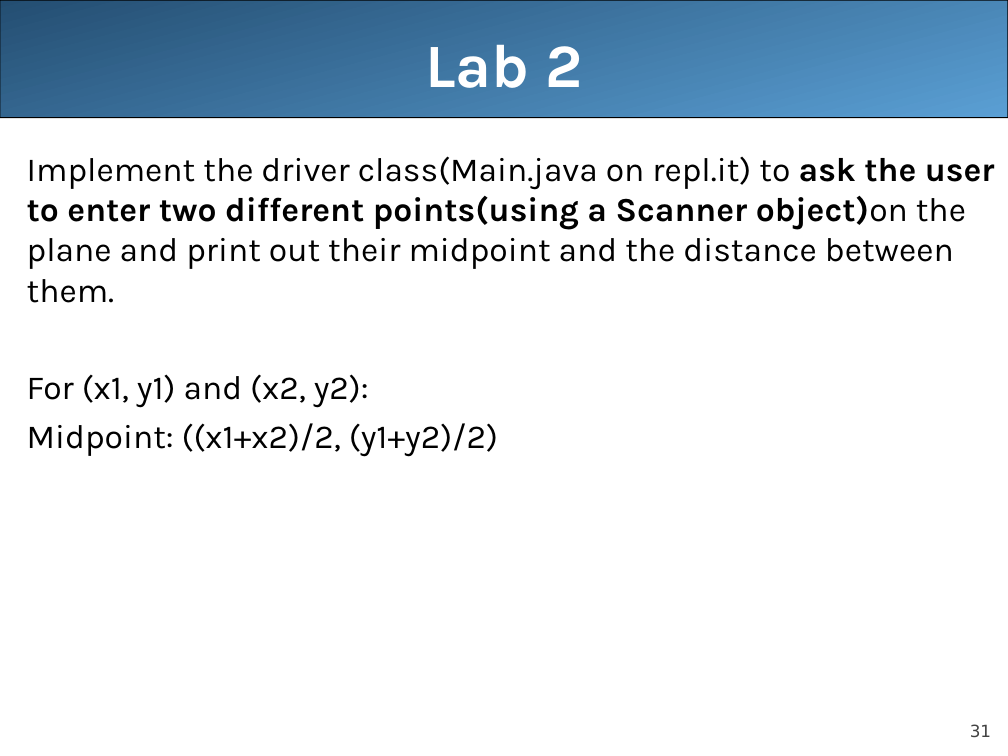
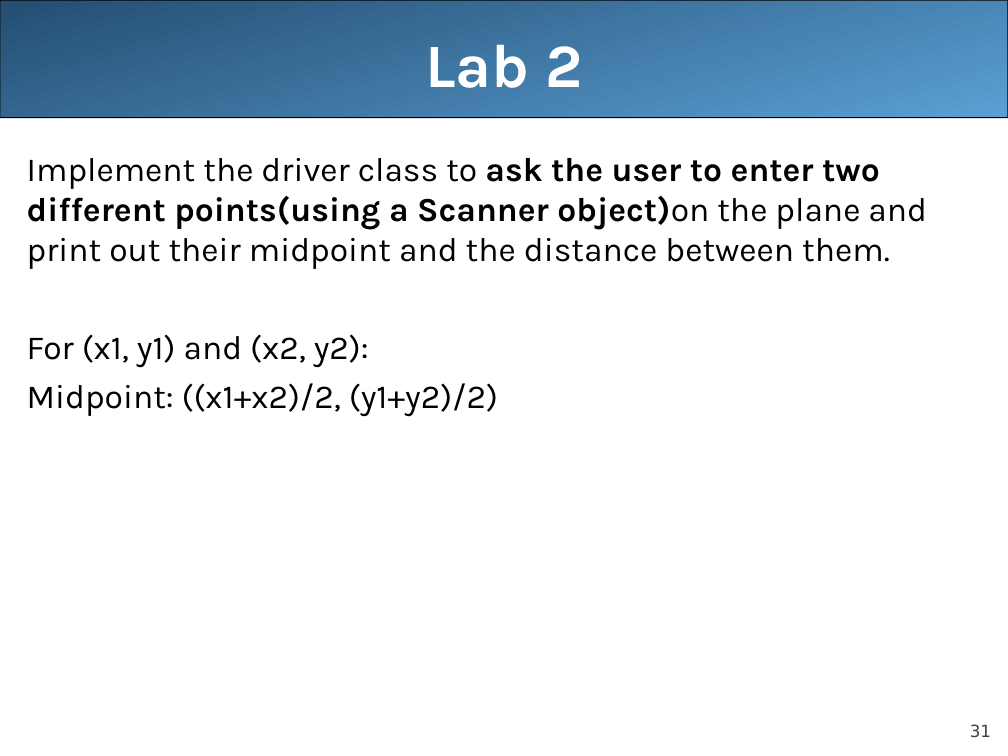
Before and after one commit to pinglee0/unit2, a slide deck: slide 31 of lecture5.ppt. Drawn at 1008x756 pixels with LibreOffice and Linux fonts; fonts in the diff are those of the drawing. Boxes give left, top, right and bottom in pixels: in the first picture for what was removed or moved away, otherwise in the second. Text is boxed around its words. In the diff, an @@ line names an element or a change of style, - is before the commit and + after.

```diff
--- a/lecture5.ppt
+++ b/lecture5.ppt
@@ text at [27, 158, 927, 269]: text changed @@
-Implement the driver class(Main.java on repl.it) to ask the user to enter two different points(using a Scanner object)on the plane and print out their midpoint and the distance between them.
+Implement the driver class to ask the user to enter two different points(using a Scanner object)on the plane and print out their midpoint and the distance between them.
```
Also in this commit, not shown: 4 other slides changed, 2 slides removed.
